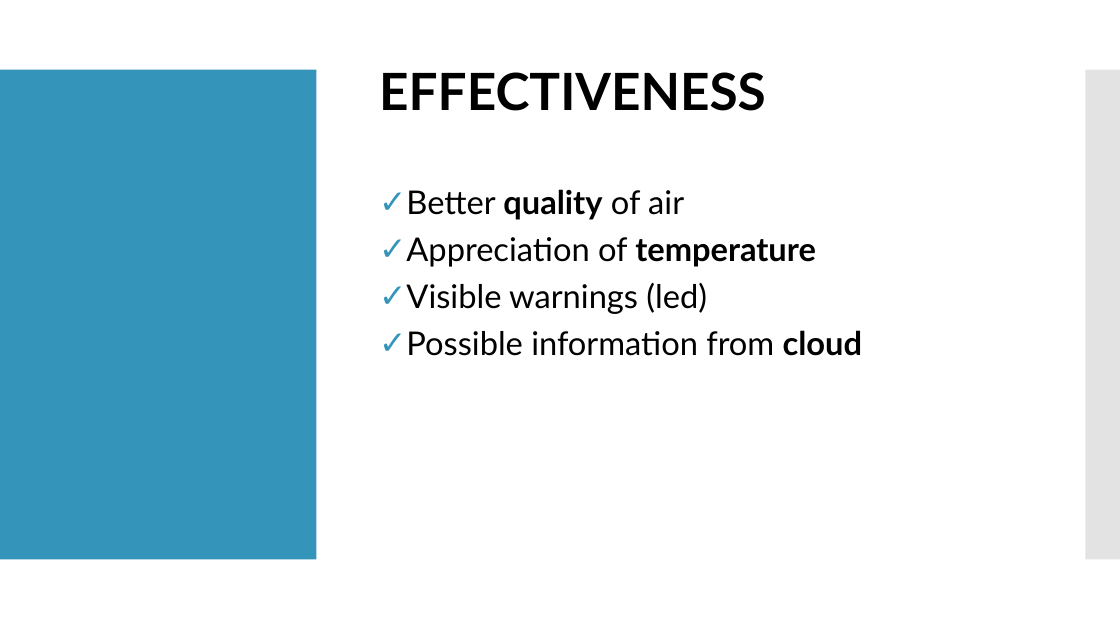
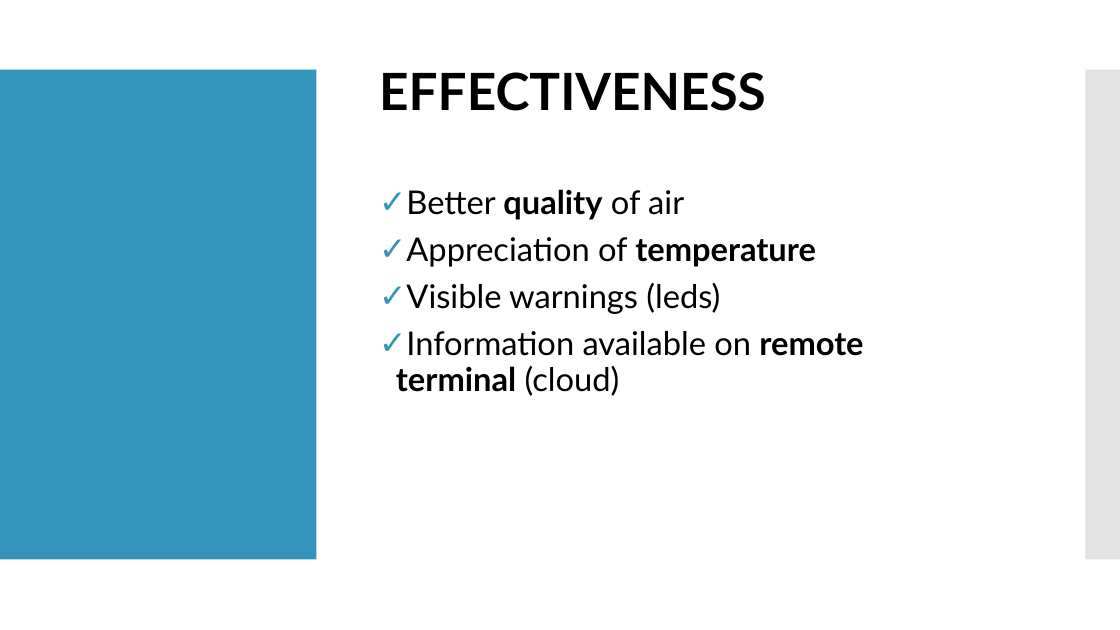
Before and after one commit to LorenzoPecorari/iot_project, a slide deck: slide 6 of iot_pres.pptx. Drawn at 1120x630 pixels with LibreOffice and Linux fonts; fonts in the diff are those of the drawing; background and template pictures are left out. Boxes give left, top, right and bottom in pixels: in the first picture for what was removed or moved away, otherwise in the second. Text is boxed around its words. In the diff, an @@ line names an element or a change of style, - is before the commit and + after.

Commit message:
cloud changes on README and pptx

```diff
--- a/iot_pres.pptx
+++ b/iot_pres.pptx
@@ text at (396, 283, 863, 396): text changed @@
-✓ Visible warnings (led)
-✓ Possible information from cloud
+✓ Visible warnings (leds)
+✓ Information available on remote terminal (cloud)
```
Also in this commit, not shown: 1 other file.
